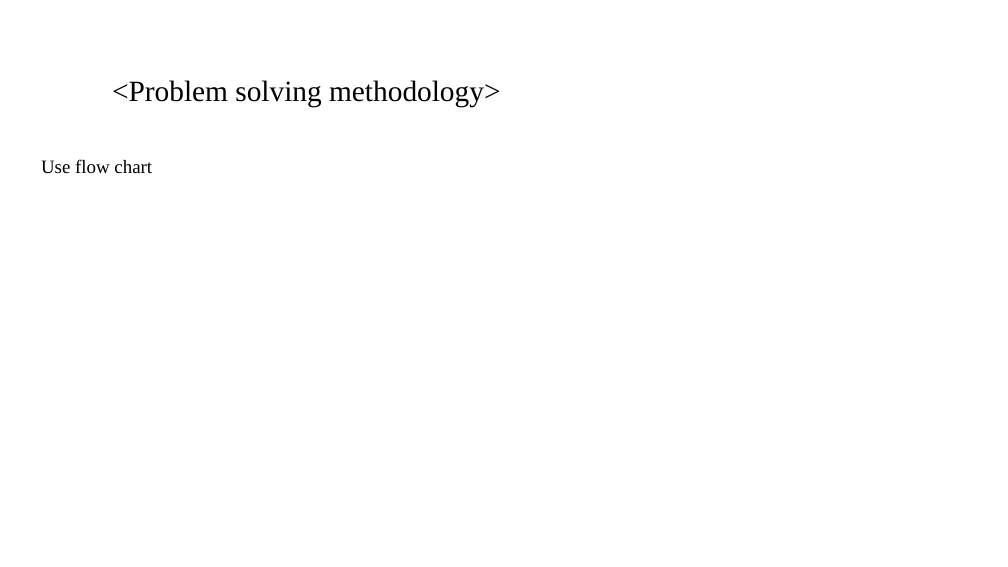
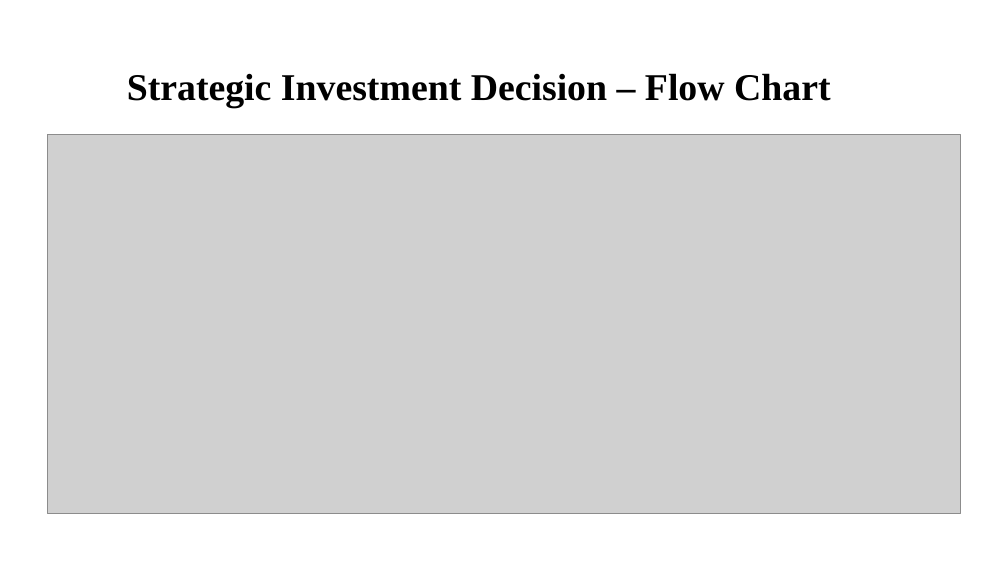
Before and after one commit to rakesgor/InvestmentGroupStudy, a slide deck: slide 3 of Spark Funds Presentation.pptx. Drawn at 1008x567 pixels with LibreOffice and Linux fonts; fonts in the diff are those of the drawing; grey boxes stand for pictures; background and template pictures are left out. Boxes give left, top, right and bottom in pixels: in the first picture for what was removed or moved away, otherwise in the second. Text is boxed around its words. In the diff, an @@ line names an element or a change of style, - is before the commit and + after.

```diff
--- a/Spark Funds Presentation.pptx
+++ b/Spark Funds Presentation.pptx
@@ title at box(127, 73, 831, 108): text changed; size 28 to 36 pt; bold on @@
-<Problem solving methodology>
+Strategic Investment Decision – Flow Chart
@@ picture added at box(48, 135, 961, 513) @@
@@ text removed at box(41, 159, 152, 174) @@
-Use flow chart
```
Also in this commit, not shown: 7 other slides changed, 2 slides added, 2 slides removed.
